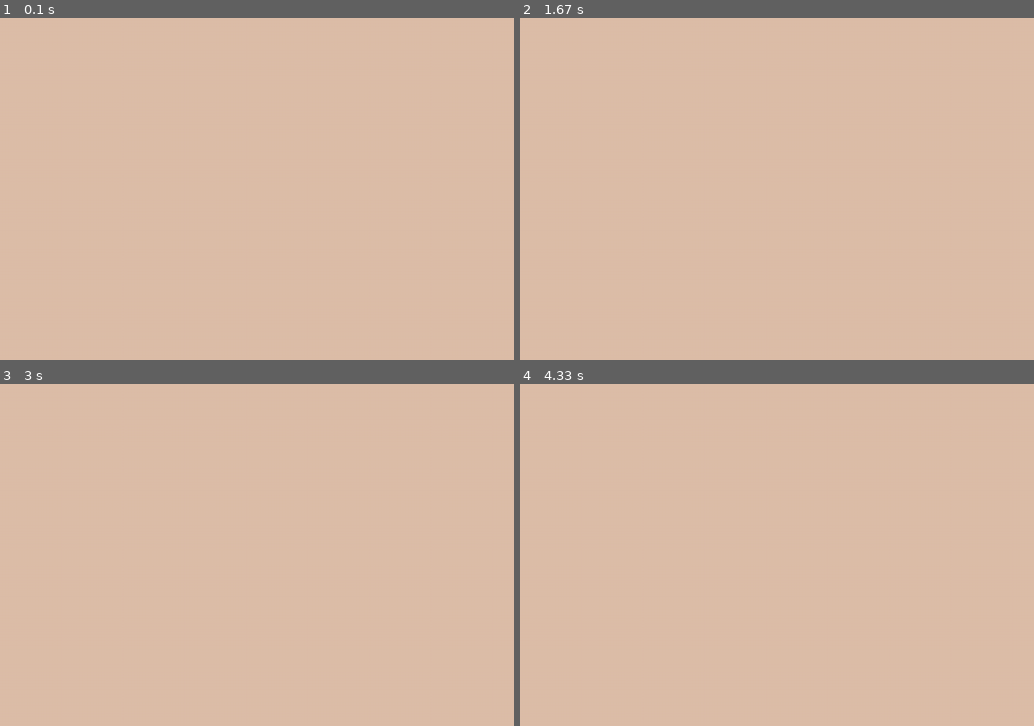
Above: before the commit, frames 1-4 (two rows, left to right).
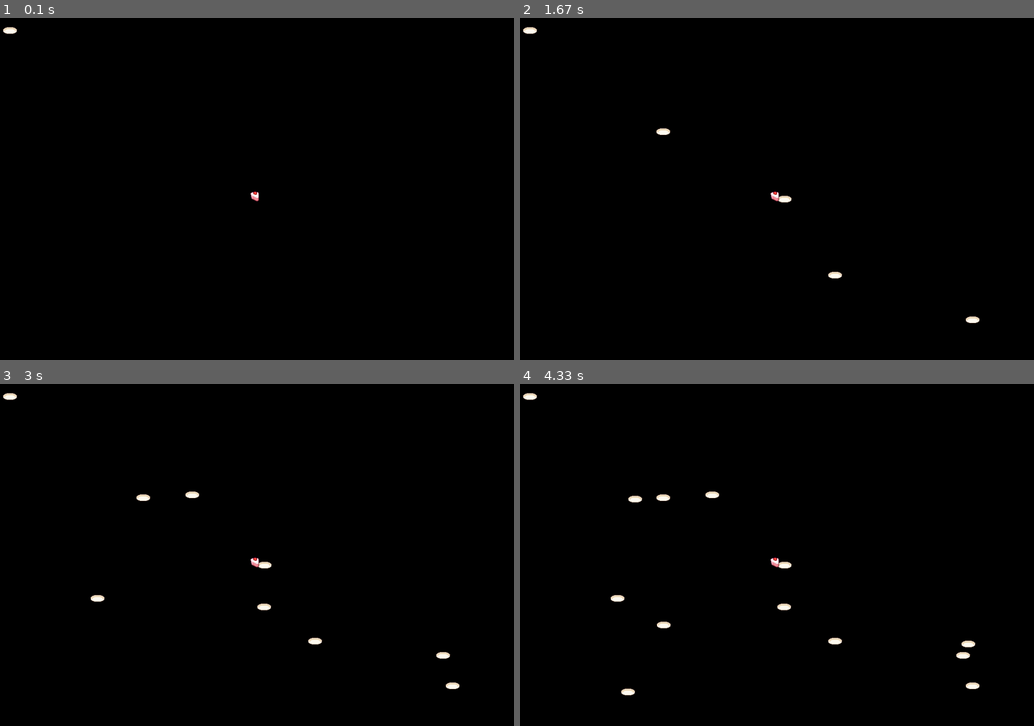
Above: after the commit, the same moments.

Repository: thinkercat/NSI
Game: pygame game, started from PyGame/MyGame/game.py
Same seed, same stepped clock (60 frames per second), same inputs: the game is played once before the commit and once after it.
Inputs (mouse positions are in pixels of both pictures, inside the frame that each line leads up to):
- Up to frame 1 (0.1 s): no input
- Up to frame 2 (1.67 s): click (777, 189) at 0.38 s; click (828, 264) at 0.72 s; click (967, 308) at 1.05 s; click (653, 120) at 1.38 s
- Up to frame 3 (3 s): click (257, 596) at 1.72 s; click (185, 483) at 2.05 s; click (436, 643) at 2.38 s; click (87, 589) at 2.72 s
- Up to frame 4 (4.33 s): click (627, 490) at 3.05 s; click (653, 616) at 3.38 s; click (962, 633) at 3.72 s; click (617, 681) at 4.05 s

The runs differ from the first frame. In frame 1, 100% of the frame differs, in the area x 0-100%, y 0-100%; in frame 2, 100%; in frame 3, 100%; in frame 4, 100%.

Commit message:
UPDATE mygame

Diff:
--- a/PyGame/MyGame/game.py
+++ b/PyGame/MyGame/game.py
@@ -1,6 +1,7 @@
 from operator import truediv
 import pygame as pg
 from pygame.locals import *
+import random
 
 pg.init()
 
@@ -8,27 +9,47 @@
 
 # Génération de la fenetre
 icon = pg.image.load('NSI\PyGame\MyGame\Assets\gameboy_icon.png')
+dish = pg.image.load('NSI\PyGame\MyGame\Assets\dish.png')
+strawberrycake_dish = pg.image.load('NSI\PyGame\MyGame\Assets\strawberrycake_dish.png')
+strawberrycake = pg.image.load('NSI\PyGame\MyGame\Assets\strawberrycake.png')
+
 pg.display.set_icon(icon)
 pg.display.set_caption("Game")             # Définir le titre de la fenetre
 height = 720
 widht = 1080
 screen = pg.display.set_mode((widht,height))   #Dimensions de la fenetre
-screen.fill([221, 190, 169])
-pg.display.flip()
+
 
 
 pg.mixer.music.load('NSI\PyGame\MyGame\Assets\Musiques\chill.mp3')
 pg.mixer.music.play(loops = -1)
 
 
+
+cakePos = (0,0)
+def cake():
+    RandomX = random.randint(10,1070)
+    RandomY = random.randint(10,760)
+    global cakePos
+    cakePos= (RandomX,RandomY)
+    screen.blit(strawberrycake, cakePos)
+
+
+
+
+
 run = True
 while run: #Tant que run = true le jeu marche
+    # screen.fill([221, 190, 169])
+    screen.blit(strawberrycake,(520,360))
+    MousePosition = pg.mouse.get_pos()
+    screen.blit(dish,MousePosition)
 
-
-    MousePosition = pg.mouse.get_pos()
-
+    if cakePos == MousePosition :
+        cake()
 
     for event in pg.event.get():   # dans la liste des evenements .get
         if event.type == pg.QUIT:   # si l'evenement pg.QUIT est activé
             run = False             # on arrete le jeu
             pg.quit                 # et on quitte pygame
+    pg.display.flip()
Binary file added: PyGame/MyGame/Assets/dish.png
Binary file added: PyGame/MyGame/Assets/strawberrycake.png
Binary file added: PyGame/MyGame/Assets/strawberrycake_dish.png
